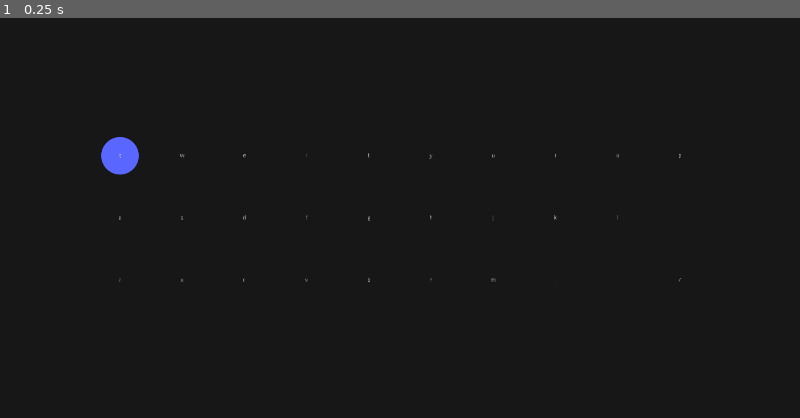
Above: before the commit, frame 1.
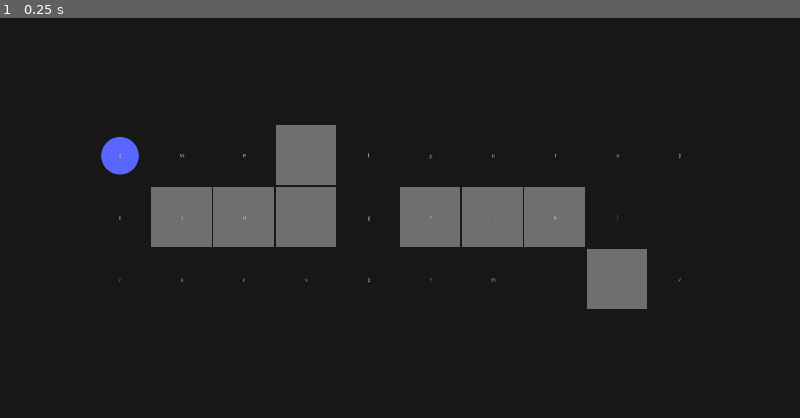
Above: after the commit, the same moment.

Repository: creikey/mad-dash
Game: Godot game, scene res://Main.tscn
The game is run twice, just before and just after one commit, with the same random seed, the same clock (stepped at 60 frames per second) and the same inputs.
Inputs:
- Up to frame 1 (0.25 s): no input

The runs differ from the first frame. In frame 1, 9.1% of the frame differs, in the area x 18-81%, y 26-73%.

Commit message:
Add basic walls

Diff:
--- a/src/Main.tscn
+++ b/src/Main.tscn
@@ -1,8 +1,9 @@
-[gd_scene load_steps=5 format=2]
+[gd_scene load_steps=6 format=2]
 
 [ext_resource path="res://PossibleSpots.gd" type="Script" id=1]
 [ext_resource path="res://player.png" type="Texture" id=2]
 [ext_resource path="res://Player.gd" type="Script" id=3]
+[ext_resource path="res://stages/StageOne.tscn" type="PackedScene" id=4]
 
 [sub_resource type="CircleShape2D" id=1]
 radius = 43.151
@@ -43,5 +44,9 @@
 
 [node name="CollisionShape2D" type="CollisionShape2D" parent="Player"]
 shape = SubResource( 1 )
+
+[node name="StageManager" type="Node2D" parent="."]
+
+[node name="StageOne" parent="StageManager" instance=ExtResource( 4 )]
 [connection signal="new_position" from="CanvasLayer/MarginContainer/PossibleSpots" to="Player" method="_on_PossibleSpots_new_position"]
 [connection signal="starting_position" from="CanvasLayer/MarginContainer/PossibleSpots" to="Player" method="_on_PossibleSpots_starting_position"]
--- a/src/Player.gd
+++ b/src/Player.gd
@@ -20,7 +20,7 @@
 	if global_position.distance_to(cur_target_position) <= 10.0:
 		accel = Vector2()
 		velocity = Vector2()
-	move_and_collide(velocity*delta)
+	velocity = move_and_slide(velocity)
 
 func _on_PossibleSpots_new_position(new_position):
 	cur_target_position = new_position
--- /dev/null
+++ b/src/stages/StageOne.tscn
@@ -0,0 +1,31 @@
+[gd_scene load_steps=4 format=2]
+
+[ext_resource path="res://wall.png" type="Texture" id=1]
+
+[sub_resource type="ConvexPolygonShape2D" id=2]
+points = PoolVector2Array( 136, 135, 0, 135, 0, 0, 136, 1.66666 )
+
+[sub_resource type="TileSet" id=1]
+0/name = "wall.png 0"
+0/texture = ExtResource( 1 )
+0/tex_offset = Vector2( 0, 0 )
+0/modulate = Color( 1, 1, 1, 1 )
+0/region = Rect2( 0, 0, 136, 135 )
+0/tile_mode = 0
+0/occluder_offset = Vector2( 0, 0 )
+0/navigation_offset = Vector2( 0, 0 )
+0/shapes = [ {
+"autotile_coord": Vector2( 0, 0 ),
+"one_way": false,
+"one_way_margin": 1.0,
+"shape": SubResource( 2 ),
+"shape_transform": Transform2D( 1, 0, 0, 1, 0, 0 )
+} ]
+0/z_index = 0
+
+[node name="StageOne" type="TileMap"]
+position = Vector2( 200, 240 )
+tile_set = SubResource( 1 )
+cell_size = Vector2( 140, 140 )
+format = 1
+tile_data = PoolIntArray( 3, 0, 0, 65537, 0, 0, 65538, 0, 0, 65539, 0, 0, 65541, 0, 0, 65542, 0, 0, 65543, 0, 0, 131080, 0, 0 )
--- /dev/null
+++ b/src/wall.svg
@@ -0,0 +1,84 @@
+<?xml version="1.0" encoding="UTF-8" standalone="no"?>
+<!-- Created with Inkscape (http://www.inkscape.org/) -->
+
+<svg
+   xmlns:dc="http://purl.org/dc/elements/1.1/"
+   xmlns:cc="http://creativecommons.org/ns#"
+   xmlns:rdf="http://www.w3.org/1999/02/22-rdf-syntax-ns#"
+   xmlns:svg="http://www.w3.org/2000/svg"
+   xmlns="http://www.w3.org/2000/svg"
+   xmlns:sodipodi="http://sodipodi.sourceforge.net/DTD/sodipodi-0.dtd"
+   xmlns:inkscape="http://www.inkscape.org/namespaces/inkscape"
+   width="140"
+   height="140"
+   viewBox="0 0 37.041666 37.041668"
+   version="1.1"
+   id="svg8"
+   inkscape:version="0.92.4 5da689c313, 2019-01-14"
+   sodipodi:docname="wall.svg"
+   inkscape:export-filename="/home/creikey/Documents/projects/mad-dash/src/wall.png"
+   inkscape:export-xdpi="93.333374"
+   inkscape:export-ydpi="93.333374">
+  <defs
+     id="defs2" />
+  <sodipodi:namedview
+     id="base"
+     pagecolor="#ffffff"
+     bordercolor="#666666"
+     borderopacity="1.0"
+     inkscape:pageopacity="0.0"
+     inkscape:pageshadow="2"
+     inkscape:zoom="2.8"
+     inkscape:cx="48.15856"
+     inkscape:cy="45.128657"
+     inkscape:document-units="px"
+     inkscape:current-layer="layer1"
+     showgrid="false"
+     units="px"
+     inkscape:pagecheckerboard="true"
+     inkscape:snap-bbox="true"
+     inkscape:bbox-paths="true"
+     inkscape:snap-bbox-edge-midpoints="true"
+     inkscape:snap-bbox-midpoints="true"
+     inkscape:bbox-nodes="true"
+     inkscape:object-paths="true"
+     inkscape:snap-intersection-paths="true"
+     inkscape:snap-midpoints="true"
+     inkscape:snap-smooth-nodes="true"
+     inkscape:snap-object-midpoints="true"
+     inkscape:snap-center="true"
+     inkscape:snap-text-baseline="true"
+     inkscape:snap-page="true"
+     inkscape:window-width="1872"
+     inkscape:window-height="1024"
+     inkscape:window-x="1968"
+     inkscape:window-y="28"
+     inkscape:window-maximized="1" />
+  <metadata
+     id="metadata5">
+    <rdf:RDF>
+      <cc:Work
+         rdf:about="">
+        <dc:format>image/svg+xml</dc:format>
+        <dc:type
+           rdf:resource="http://purl.org/dc/dcmitype/StillImage" />
+        <dc:title></dc:title>
+      </cc:Work>
+    </rdf:RDF>
+  </metadata>
+  <g
+     inkscape:label="Layer 1"
+     inkscape:groupmode="layer"
+     id="layer1"
+     transform="translate(0,-259.95831)">
+    <rect
+       style="fill:#6f6f6f;fill-opacity:1;stroke-width:0.25723377"
+       id="rect815"
+       width="37.041668"
+       height="37.041664"
+       x="0"
+       y="259.95831"
+       inkscape:export-xdpi="96"
+       inkscape:export-ydpi="96" />
+  </g>
+</svg>
Binary file added: src/wall.png
Not shown, added: src/wall.png.import
Not shown, added: src/wall.svg.import
